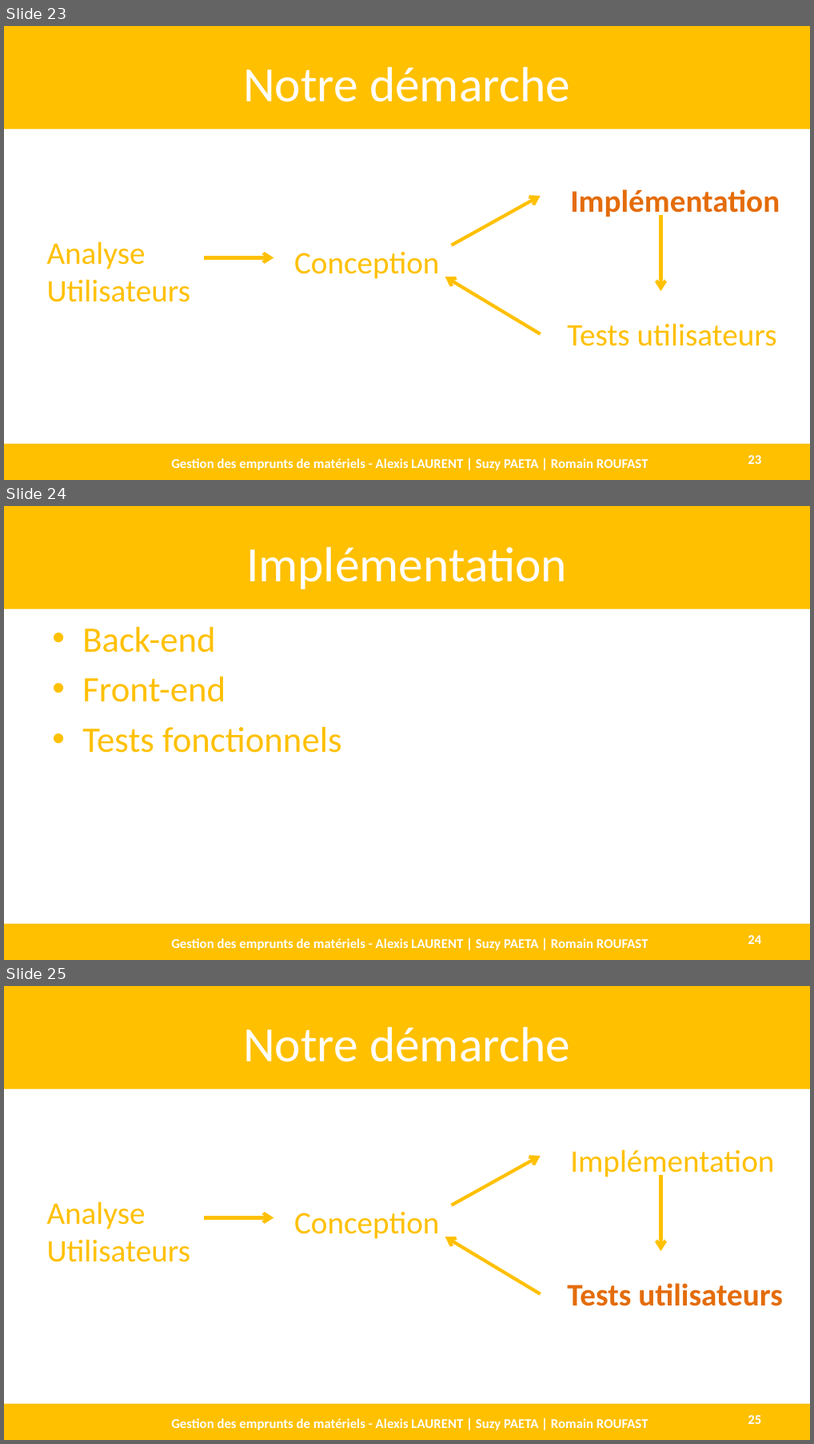
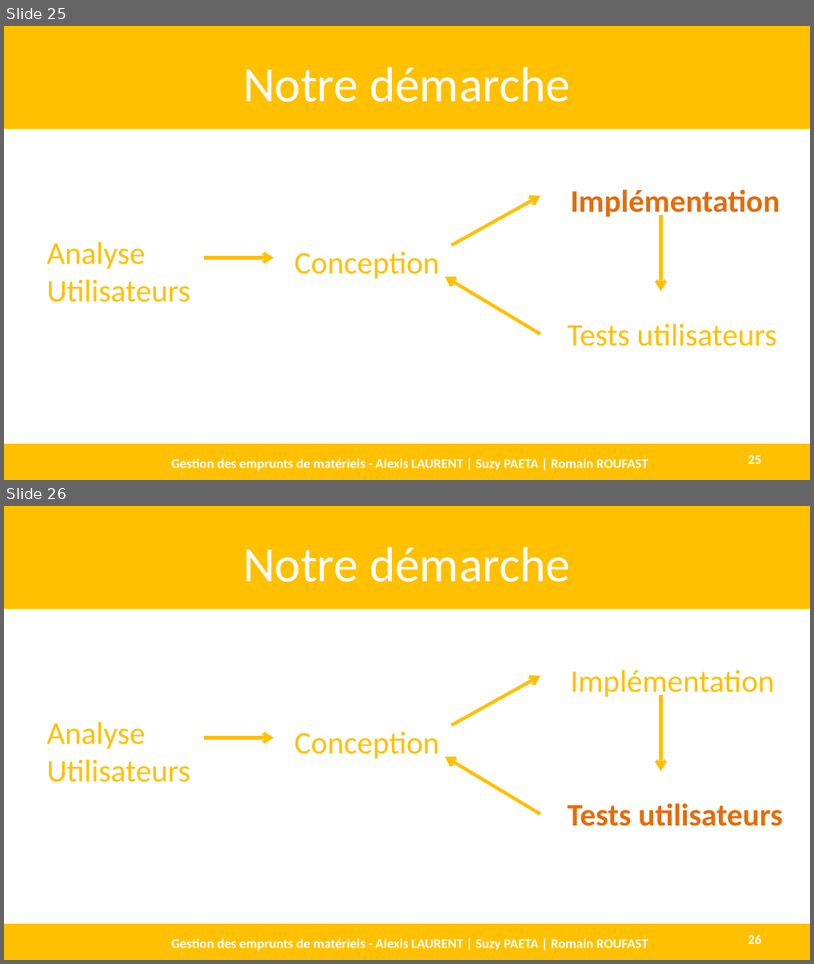
Before and after one commit to AlexisLaurent/Gestion_des_Emprunts, a slide deck: Livrables/D1.3 - DEF.pptx. Shown one above the other, each under a label of ours: slides 23, 24 and 25 before the commit, slides 25 and 26 after it. The pictures are 814x1444 and 814x964 pixels, drawn with LibreOffice and Linux fonts; fonts in the diff are those of the drawing. Boxes give left, top, right and bottom in pixels: in the first picture for what was removed or moved away, otherwise in the second. Text is boxed around its words. In the diff, an @@ line names an element or a change of style, - is before the commit and + after.

```diff
--- a/Livrables/D1.3 - DEF.pptx
+++ b/Livrables/D1.3 - DEF.pptx
@@ slide 24 removed at (x1=4, y1=506, x2=810, y2=960), background #FFFFFF @@
@@ rectangle removed at (x1=4, y1=506, x2=810, y2=609) @@
@@ title removed at (x1=246, y1=547, x2=567, y2=589) @@
-Implémentation
@@ text removed at (x1=82, y1=627, x2=342, y2=752) @@
-• Back-end
-• Front-end
-• Tests fonctionnels
@@ rectangle removed at (x1=4, y1=923, x2=810, y2=959) @@
@@ page number removed at (x1=748, y1=935, x2=762, y2=944) @@
-24
@@ text removed at (x1=171, y1=938, x2=649, y2=950) @@
-Gestion des emprunts de matériels - Alexis LAURENT | Suzy PAETA | Romain ROUFAST
@@ what was slide 23 is now slide 25 @@
@@ page number at (x1=748, y1=455, x2=762, y2=464): text changed @@
-23
+25
@@ what was slide 25 is now slide 26 @@
@@ page number at (x1=748, y1=934, x2=762, y2=944): text changed @@
-25
+26
```
Also in this commit, not shown: 16 slides changed, 2 other slides removed.
